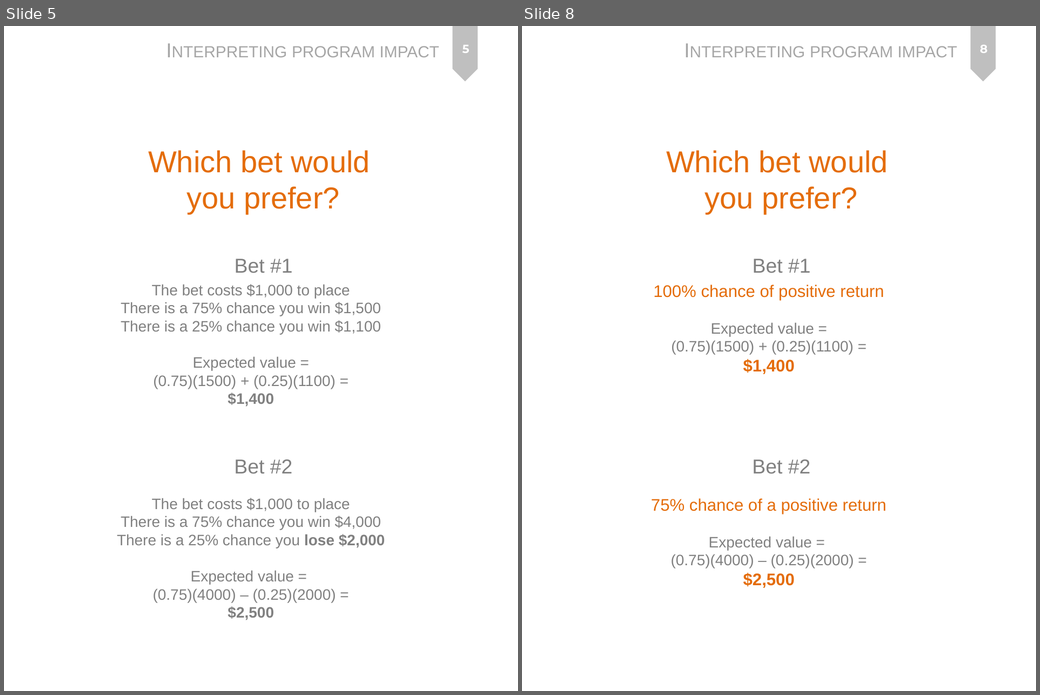
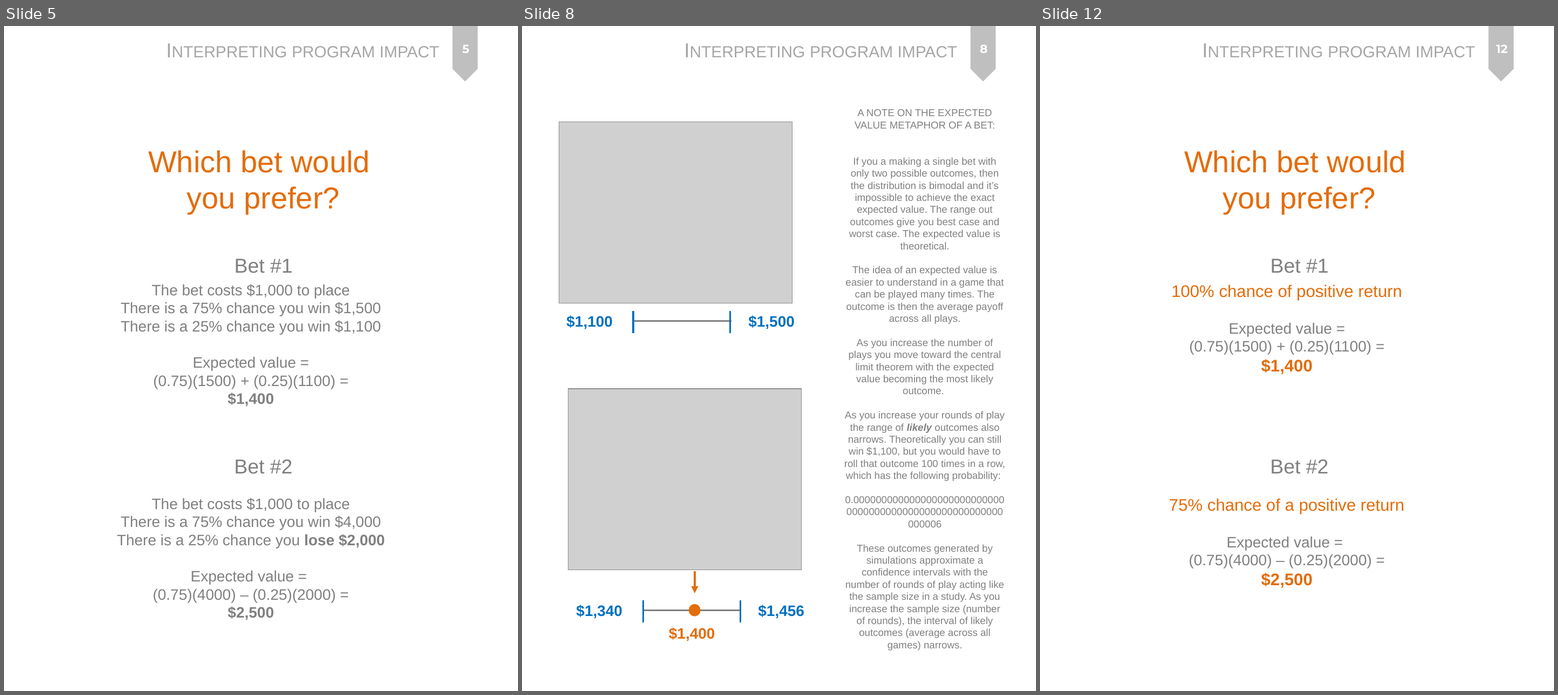
Before and after one commit to Watts-College/paf-510-template, a slide deck: lectures/p-05-program-impact.pptx. Shown side by side, each under a label of ours: slides 5 and 8 before the commit, slides 5, 8 and 12 after it; the slides between them are not shown. The pictures are 1040x695 and 1558x695 pixels, drawn with LibreOffice and Linux fonts; fonts in the diff are those of the drawing; grey boxes stand for pictures. Boxes give left, top, right and bottom in pixels: in the first picture for what was removed or moved away, otherwise in the second. Text is boxed around its words. In the diff, an @@ line names an element or a change of style, - is before the commit and + after.

```diff
--- a/lectures/p-05-program-impact.pptx
+++ b/lectures/p-05-program-impact.pptx
@@ slide 8 added at (522, 26, 1036, 691), background #FFFFFF; not listed: 2 template elements that a slide beside it also shows @@
@@ page number added at (980, 45, 987, 53), 14 pt, text #FFFFFF, bold @@
+8
@@ picture added at (559, 122, 793, 303) @@
@@ text added at (844, 109, 1005, 651), 12 pt, text #808080 @@
+A NOTE ON THE EXPECTED VALUE METAPHOR OF A BET:
+If you a making a single bet with only two possible outcomes, then the distribution is bimodal and it’s impossible to achieve the exact expected value. The range out outcomes give you best case and worst case. The expected value is theoretical.
+The idea of an expected value is easier to understand in a game that can be played many times. The outcome is then the average payoff across all plays.
+As you increase the number of plays you move toward the central limit theorem with the expected value becoming the most likely outcome.
+As you increase your rounds of play the range of likely outcomes also narrows. Theoretically you can still win $1,100, but you would have to roll that outcome 100 times in a row, which has the following probability:
+0.0000000000000000000000000000000000000000000000000000000000006
+These outcomes generated by simulations approximate a confidence intervals with the number of rounds of play acting like the sample size in a study. As you increase the sample size (number of rounds), the interval of likely outcomes (average across all games) narrows.
@@ group added at (566, 312, 795, 333): 3 lines, 2 texts @@
+$1,100
+$1,500
@@ picture added at (568, 389, 802, 570) @@
@@ group added at (576, 571, 804, 642): 3 lines, 3 texts, 1 ellipse, 1 arrow @@
+$1,340
+$1,456
+$1,400
@@ what was slide 8 is now slide 12 @@
@@ page number at (1496, 45, 1508, 53): text changed @@
-8
+12
```
Also in this commit, not shown: 3 slides changed, 10 other slides added, 1 other file.
